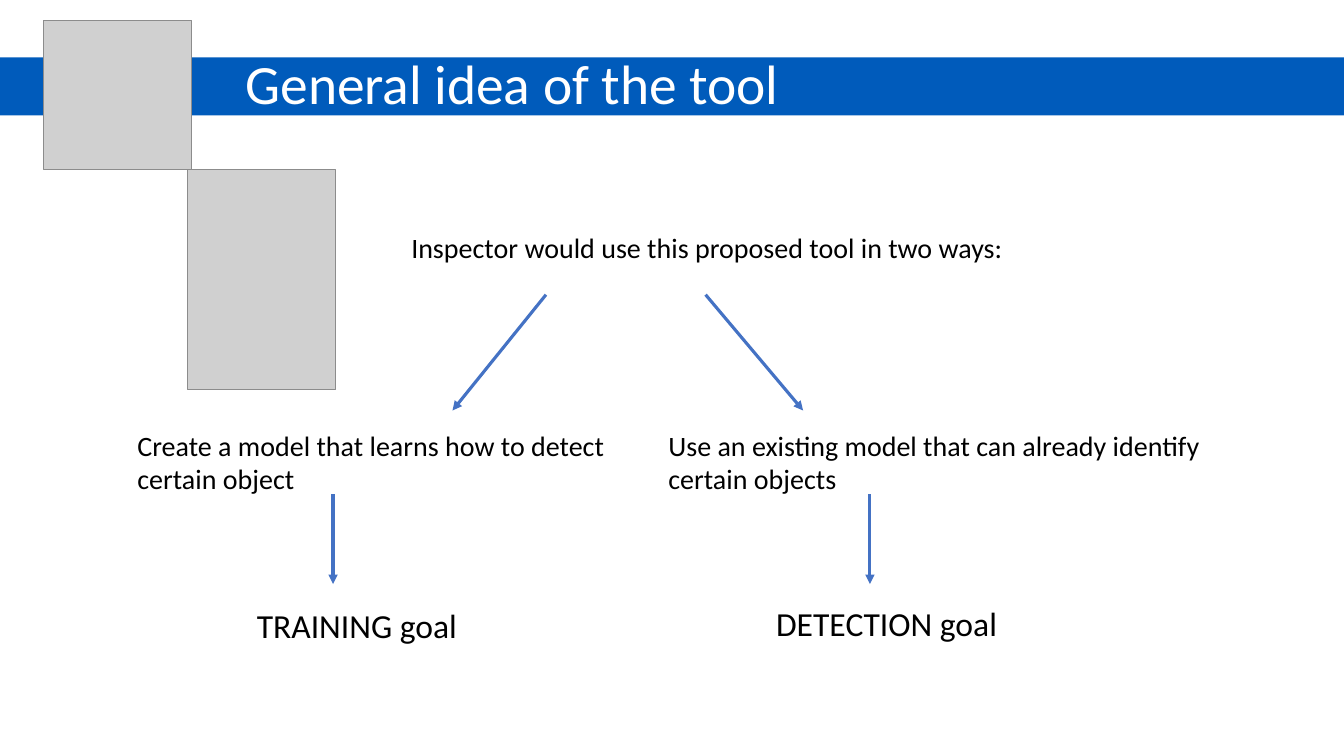
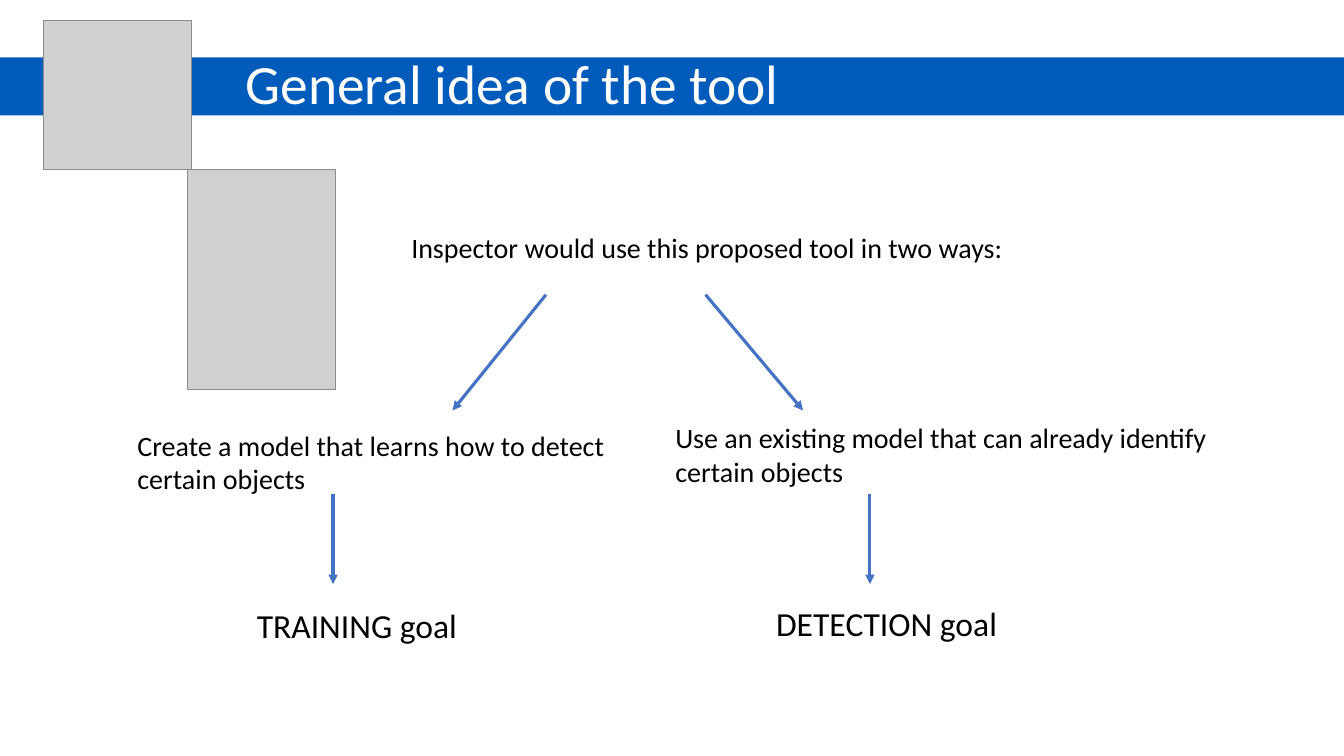
Before and after one commit to GiuliaCiaramella/yolov5, a slide deck: slide 2 of week_11_presentation.pptx. Drawn at 1344x756 pixels with LibreOffice and Linux fonts; fonts in the diff are those of the drawing; grey boxes stand for pictures. Boxes give left, top, right and bottom in pixels: in the first picture for what was removed or moved away, otherwise in the second. Text is boxed around its words. In the diff, an @@ line names an element or a change of style, - is before the commit and + after.

```diff
--- a/week_11_presentation.pptx
+++ b/week_11_presentation.pptx
@@ text "Use an existing model that ...": place and size @@
-text "Use an existing model that ..." at [668,436,1200,494]
+text "Use an existing model that ..." at [675,428,1207,487]
@@ text at [137,436,604,494]: text changed @@
-Create a model that learns how to detect certain object
+Create a model that learns how to detect certain objects
```
Also in this commit, not shown: 8 other slides changed, 19 slides added.
